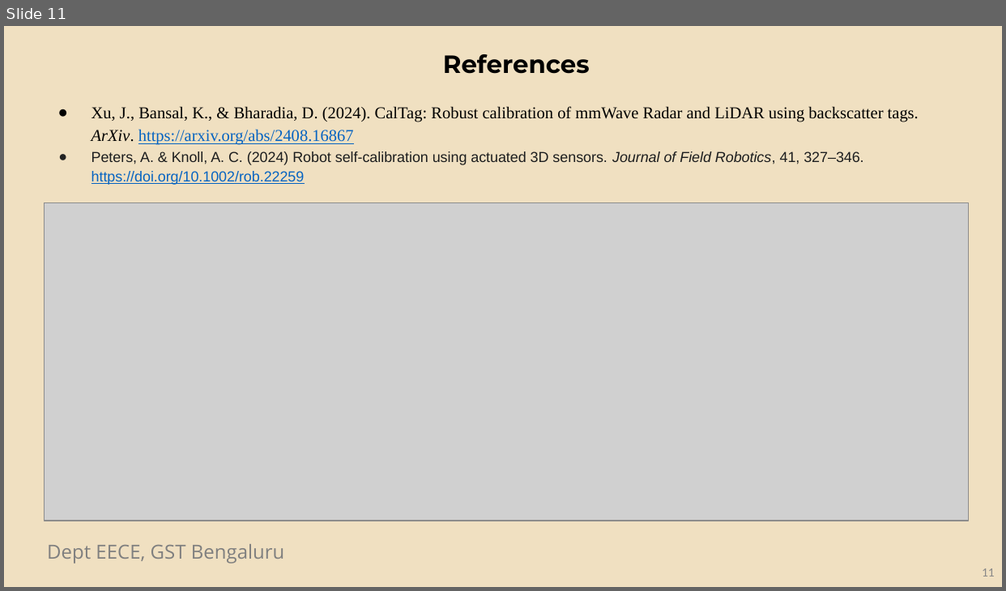
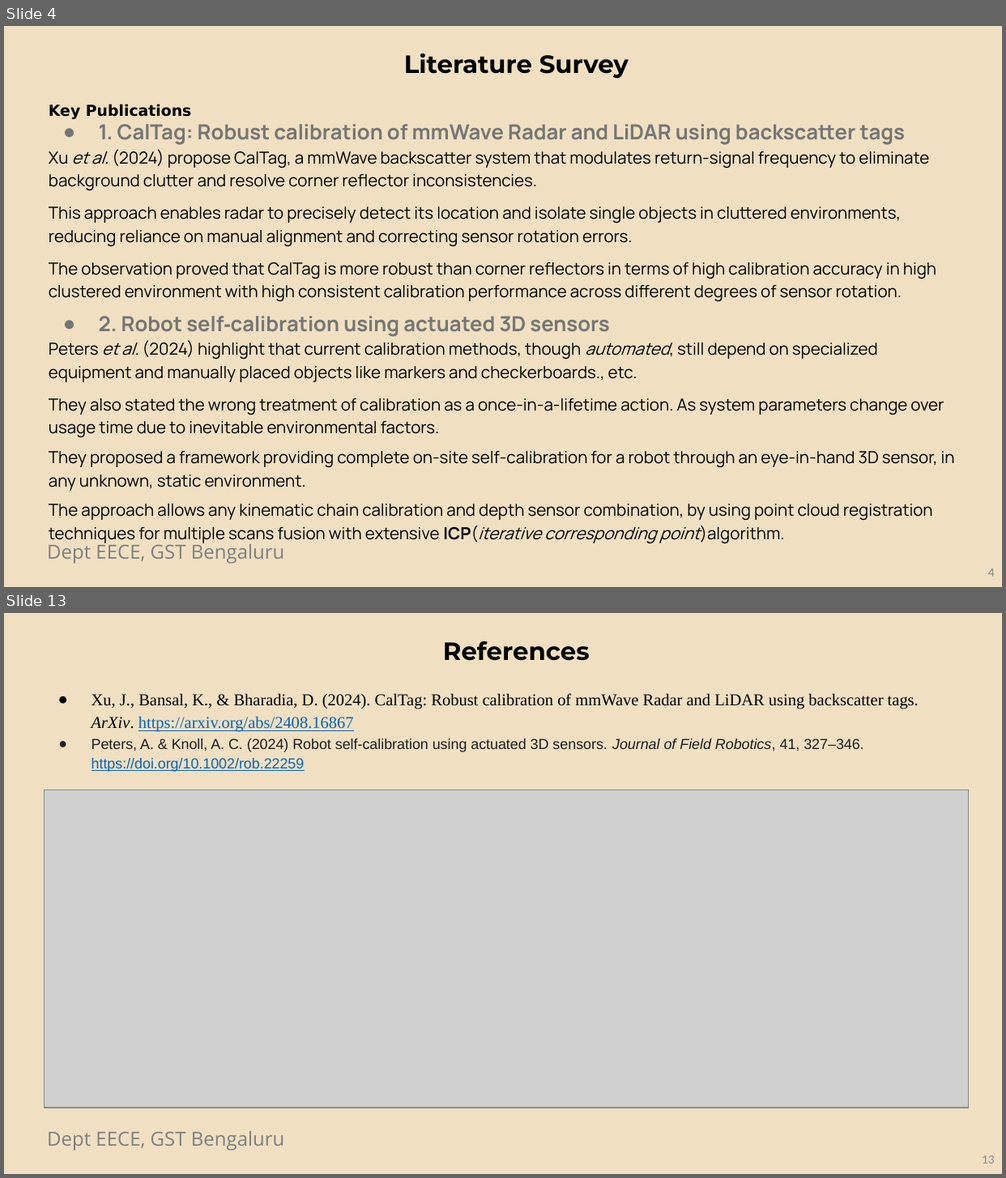
Before and after one commit to Opera5/Capstone, a slide deck: Preview_1.pptx. Shown one above the other, each under a label of ours: slide 11 before the commit, slides 4 and 13 after it; the slides between them are not shown. The pictures are 1006x591 and 1006x1178 pixels, drawn with LibreOffice and Linux fonts; fonts in the diff are those of the drawing; grey boxes stand for pictures; background and template pictures are left out. Boxes give left, top, right and bottom in pixels: in the first picture for what was removed or moved away, otherwise in the second. Text is boxed around its words. In the diff, an @@ line names an element or a change of style, - is before the commit and + after.

```diff
--- a/Preview_1.pptx
+++ b/Preview_1.pptx
@@ slide 4 added at [4,26,1002,587], background #F0E0C1; not listed: 1 template element that a slide beside it also shows @@
@@ text added at [404,53,629,79], 18 pt, text #000000, bold @@
+Literature Survey
@@ text added at [49,104,955,544], 12 pt, text #000000 @@
+Key Publications
+● 1. CalTag: Robust calibration of mmWave Radar and LiDAR using backscatter tags
+Xu et al. (2024) propose CalTag, a mmWave backscatter system that modulates return-signal frequency to eliminate background clutter and resolve corner reflector inconsistencies.
+This approach enables radar to precisely detect its location and isolate single objects in cluttered environments, reducing reliance on manual alignment and correcting sensor rotation errors.
+The observation proved that CalTag is more robust than corner reflectors in terms of high calibration accuracy in high clustered environment with high consistent calibration performance across different degrees of sensor rotation.
+● 2. Robot self‐calibration using actuated 3D sensors
+Peters et al. (2024) highlight that current calibration methods, though automated, still depend on specialized equipment and manually placed objects like markers and checkerboards., etc.
+They also stated the wrong treatment of calibration as a once-in-a-lifetime action. As system parameters change over usage time due to inevitable environmental factors.
+They proposed a framework providing complete on-site self-calibration for a robot through an eye-in-hand 3D sensor, in any unknown, static environment.
+The approach allows any kinematic chain calibration and depth sensor combination, by using point cloud registration techniques for multiple scans fusion with extensive ICP(iterative corresponding point)algorithm.
@@ page number added at [988,569,995,577], 9 pt, text #888888 @@
+4
@@ what was slide 11 is now slide 13 @@
@@ page number at [982,1156,995,1164]: text changed @@
-11
+13
```
Also in this commit, not shown: 6 slides changed, 3 other slides added, 2 slides removed, 2 other files.
